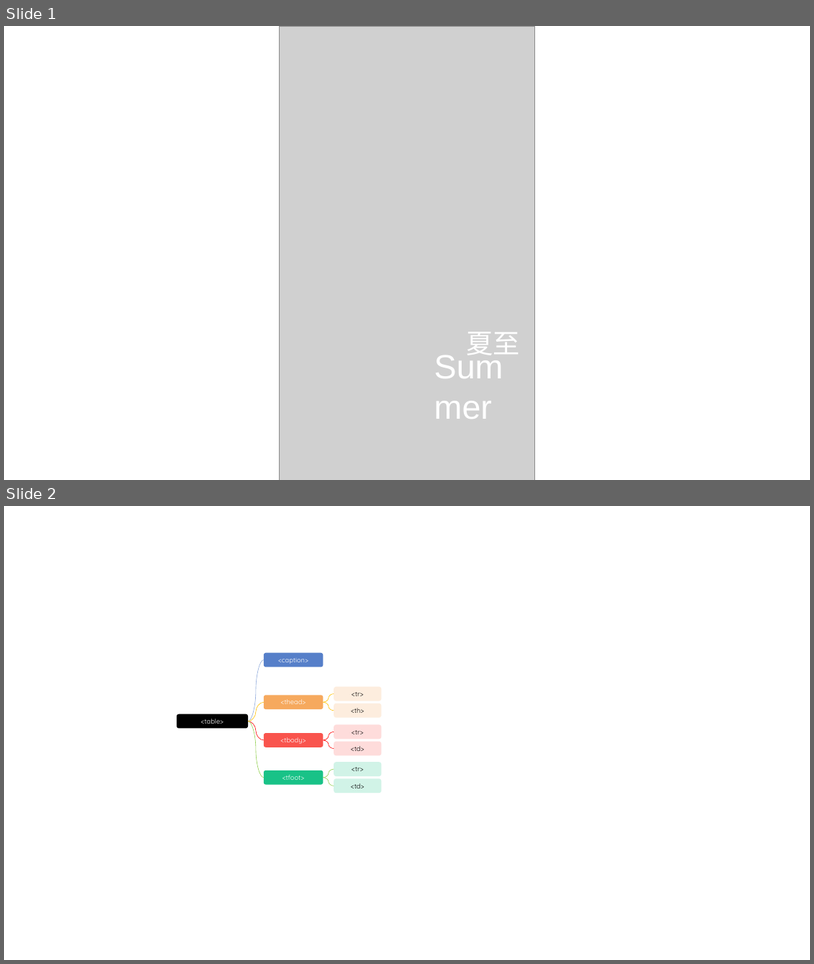
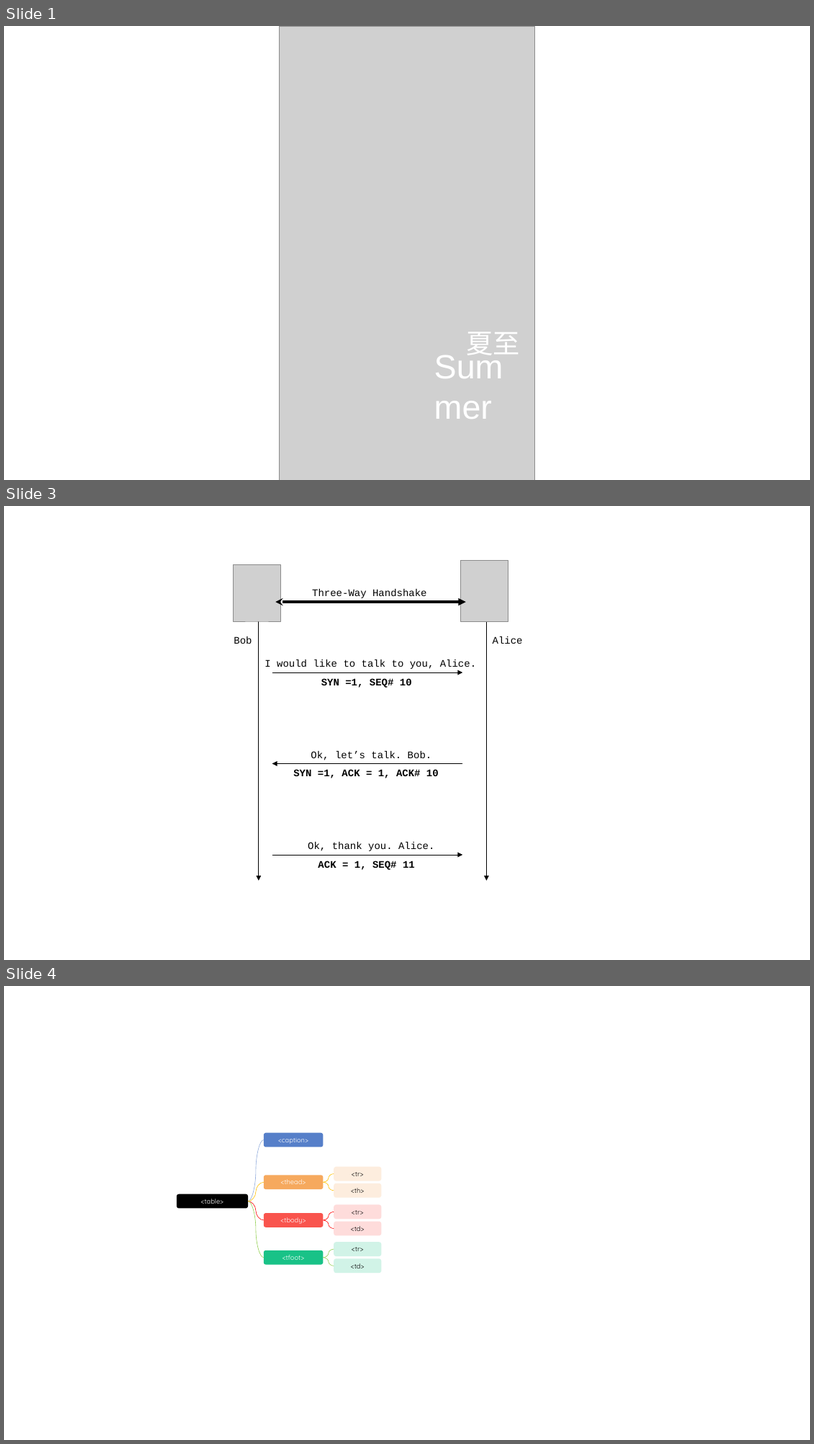
Before and after one commit to glplaman/glplaman.github.io, a slide deck: utils/file/charts.pptx. Shown one above the other, each under a label of ours: slides 1 and 2 before the commit, slides 1, 3 and 4 after it; the slides between them are not shown. The pictures are 814x964 and 814x1444 pixels, drawn with LibreOffice and Linux fonts; fonts in the diff are those of the drawing; grey boxes stand for pictures. Boxes give left, top, right and bottom in pixels: in the first picture for what was removed or moved away, otherwise in the second. Text is boxed around its words. In the diff, an @@ line names an element or a change of style, - is before the commit and + after.

```diff
--- a/utils/file/charts.pptx
+++ b/utils/file/charts.pptx
@@ slide 3 added at [4,506,810,960], background #FFFFFF @@
@@ picture added at [233,565,281,621] @@
@@ picture added at [461,561,509,621] @@
@@ text added at [312,589,427,598], 12 pt, text #000000 @@
+Three-Way Handshake
@@ double arrow added from (275, 602) to (466, 602), #000000 3 pt @@
@@ arrow added from (259, 618) to (259, 880), #000000 1 pt @@
@@ arrow added from (486, 618) to (486, 880), #000000 1 pt @@
@@ text added at [234,636,252,644], 12 pt, text #000000 @@
+Bob
@@ text added at [493,636,523,644], 12 pt, text #000000 @@
+Alice
@@ text added at [265,659,476,670], 12 pt, text #000000 @@
+I would like to talk to you, Alice.
@@ arrow added from (273, 672) to (463, 672), #000000 0.5 pt @@
@@ text added at [322,678,412,687], 12 pt, text #000000, bold @@
+SYN =1, SEQ# 10
@@ arrow added from (463, 764) to (273, 764), #000000 0.5 pt @@
@@ text added at [311,751,432,760], 12 pt, text #000000 @@
+Ok, let’s talk. Bob.
@@ text added at [293,769,439,778], 12 pt, text #000000, bold @@
+SYN =1, ACK = 1, ACK# 10
@@ text added at [308,842,435,851], 12 pt, text #000000 @@
+Ok, thank you. Alice.
@@ arrow added from (273, 854) to (463, 854), #000000 0.5 pt @@
@@ text added at [318,860,415,870], 12 pt, text #000000, bold @@
+ACK = 1, SEQ# 11
@@ what was slide 2 is now slide 4 @@
```
Also in this commit, not shown: 1 other slide added, 25 other files.
